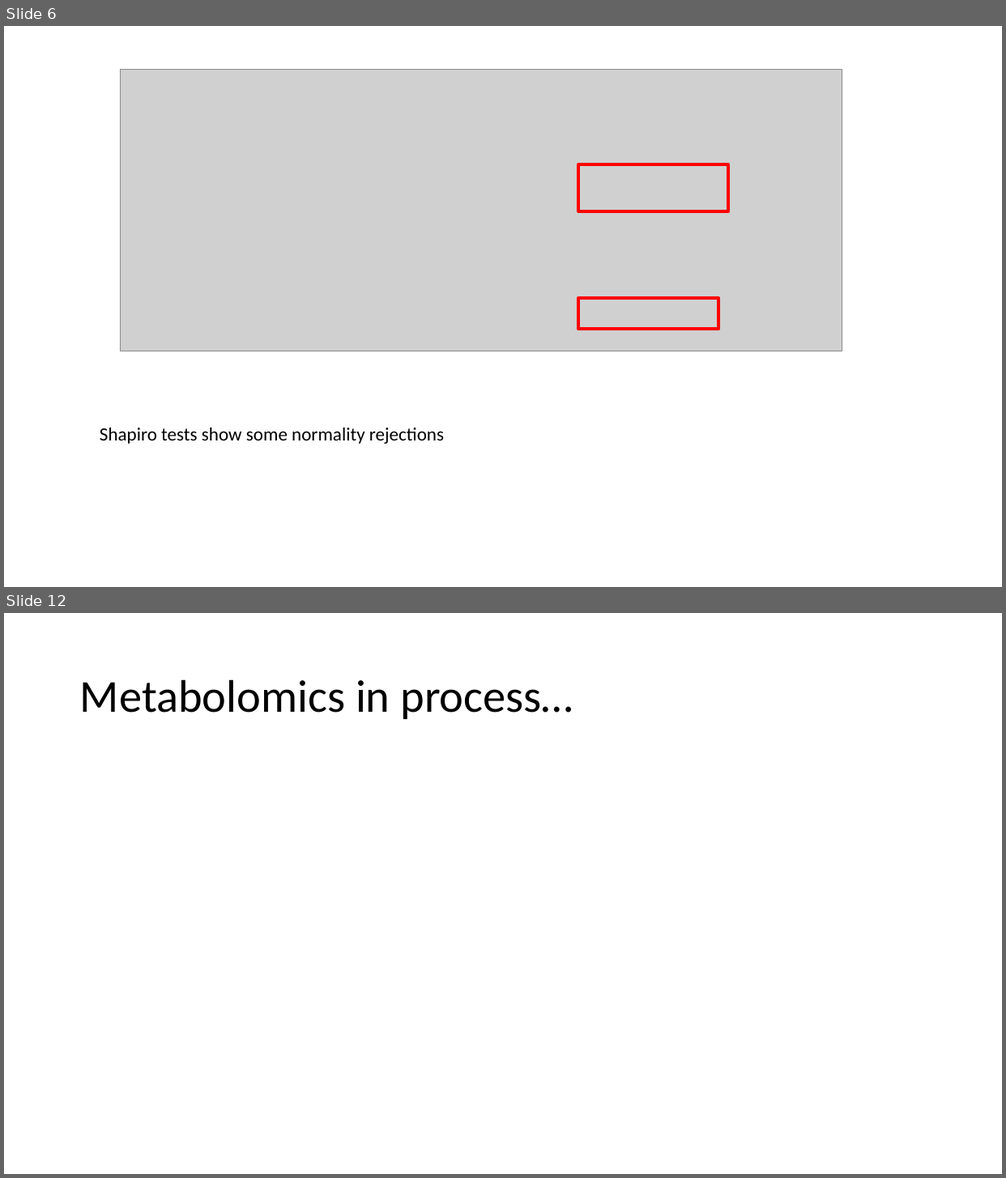
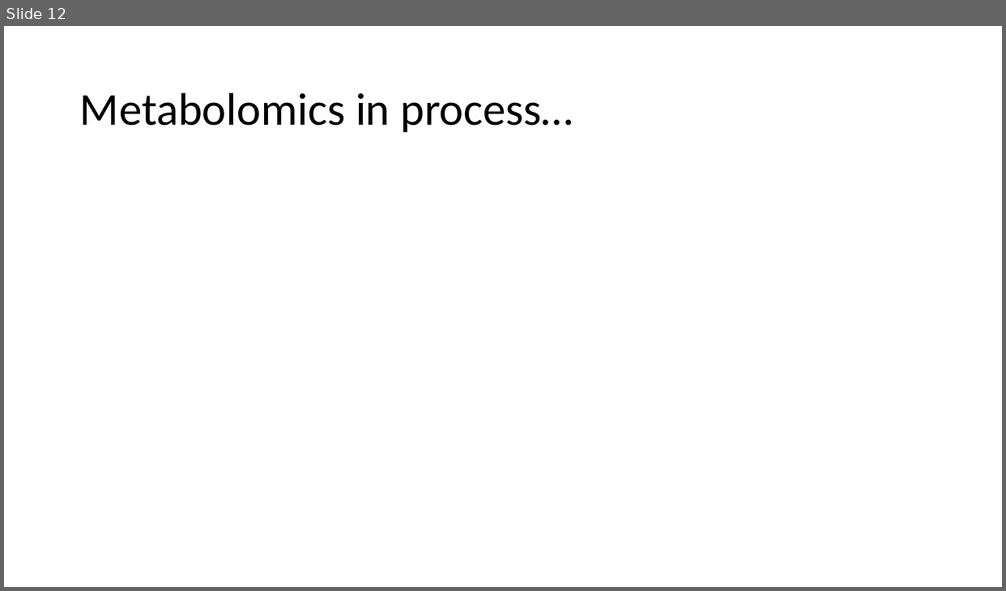
Before and after one commit to amphibian-exeff/vanmeter_salamander_exposures, a slide deck: pptx/rvm_salamander_gsh_analyses.pptx. Shown one above the other, each under a label of ours: slides 6 and 12 before the commit, slide 12 after it; the slides between them are not shown. The pictures are 1006x1178 and 1006x591 pixels, drawn with LibreOffice and Linux fonts; fonts in the diff are those of the drawing; grey boxes stand for pictures. Boxes give left, top, right and bottom in pixels: in the first picture for what was removed or moved away, otherwise in the second. Text is boxed around its words. In the diff, an @@ line names an element or a change of style, - is before the commit and + after.

```diff
--- a/pptx/rvm_salamander_gsh_analyses.pptx
+++ b/pptx/rvm_salamander_gsh_analyses.pptx
@@ slide 6 removed at [4,26,1002,587], background #FFFFFF @@
@@ picture removed at [120,70,842,352] @@
@@ rectangle removed at [579,165,729,211] @@
@@ rectangle removed at [579,298,719,330] @@
@@ text removed at [100,428,444,444] @@
-Shapiro tests show some normality rejections
```
Also in this commit, not shown: 5 slides changed, 5 slides added, 4 other slides removed, 6 other files.
